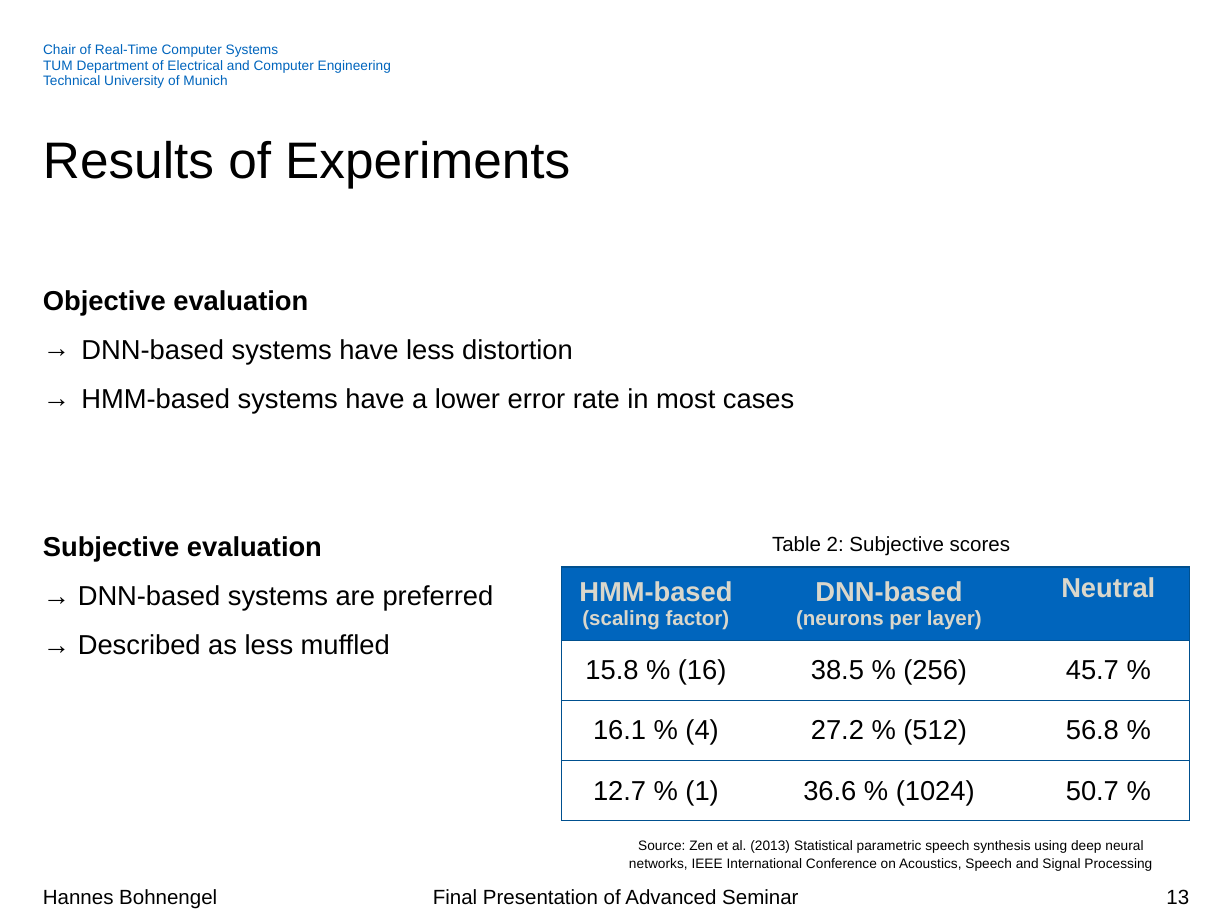
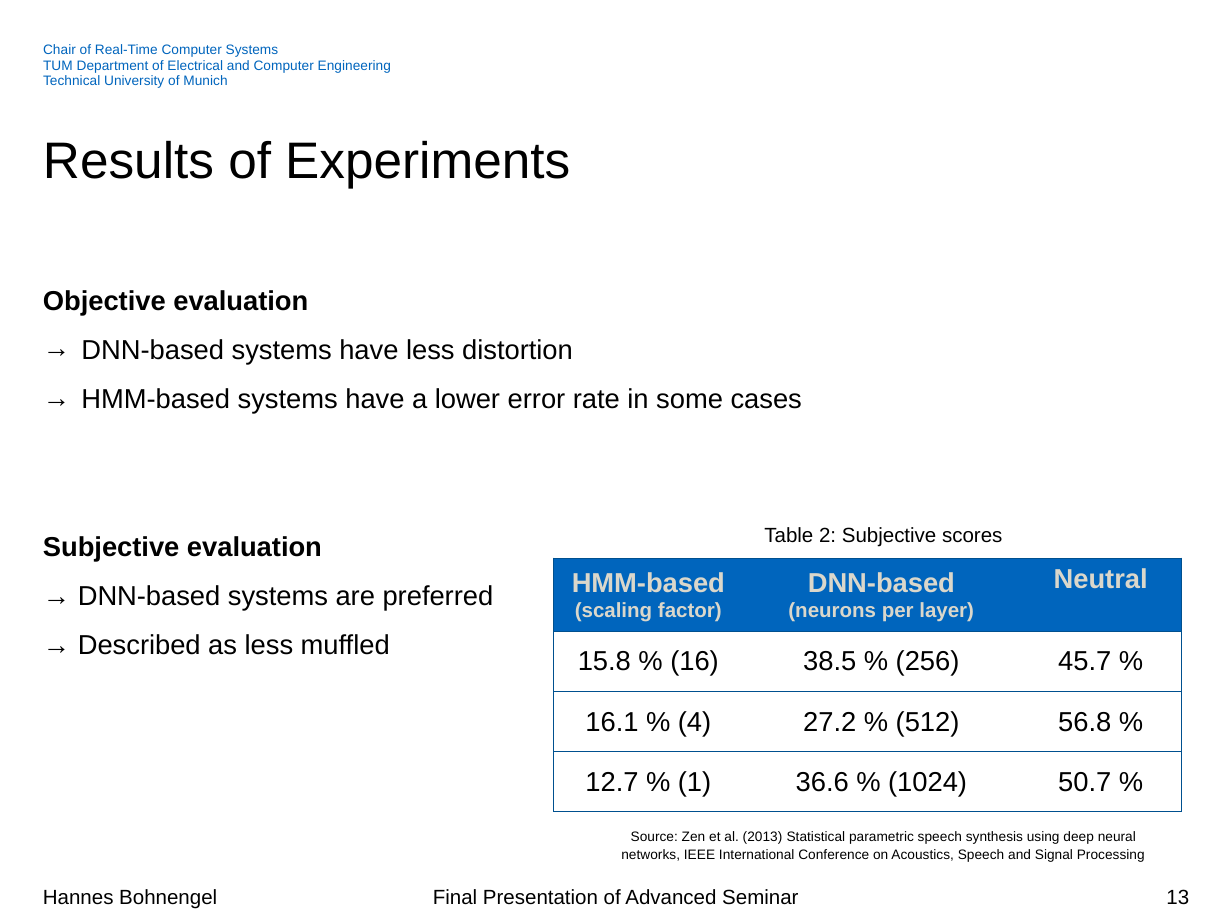
Before and after one commit to hannesb0/deeplearning, a slide deck: slide 13 of pres/Final_Presentation_V02.pptx. Drawn at 1232x924 pixels with LibreOffice and Linux fonts; fonts in the diff are those of the drawing; background and template pictures are left out. Boxes give left, top, right and bottom in pixels: in the first picture for what was removed or moved away, otherwise in the second. Text is boxed around its words. In the diff, an @@ line names an element or a change of style, - is before the commit and + after.

```diff
--- a/pres/Final_Presentation_V02.pptx
+++ b/pres/Final_Presentation_V02.pptx
@@ text at box(81, 388, 802, 414): text changed @@
-→ HMM-based systems have a lower error rate in most cases
+→ HMM-based systems have a lower error rate in some cases
@@ text "Table 2: Subjective scores": place and size @@
-text "Table 2: Subjective scores" at box(772, 536, 1010, 556)
+text "Table 2: Subjective scores" at box(764, 527, 1002, 547)
@@ table: place and size @@
-table at box(562, 567, 1190, 825)
+table at box(553, 558, 1181, 817)
@@ text "Source: Zen et al. (2013) ...": place and size @@
-text "Source: Zen et al. (2013) ..." at box(629, 840, 1152, 871)
+text "Source: Zen et al. (2013) ..." at box(621, 831, 1145, 862)
```
Also in this commit, not shown: 8 other slides changed, 1 slide added, 3 slides removed.
